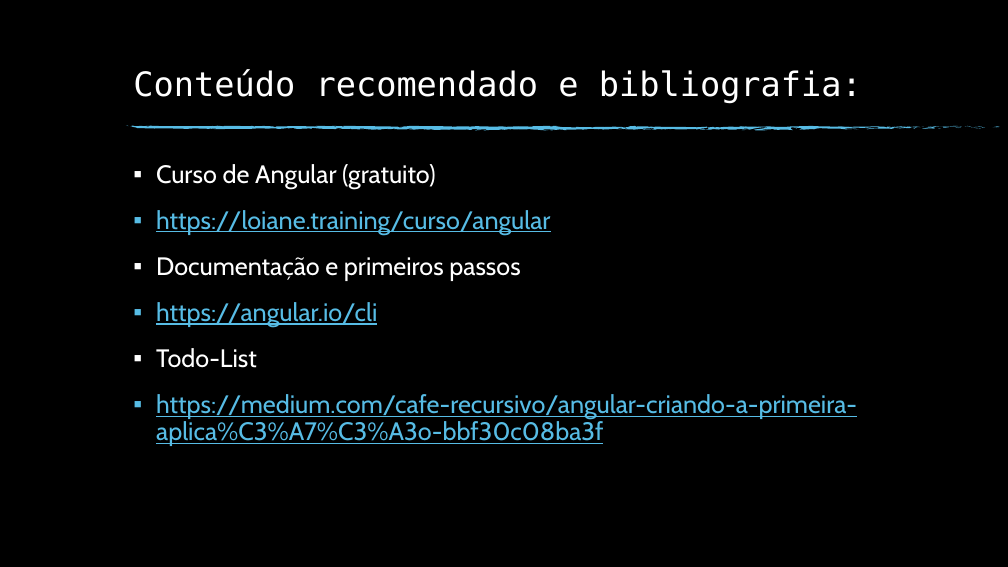
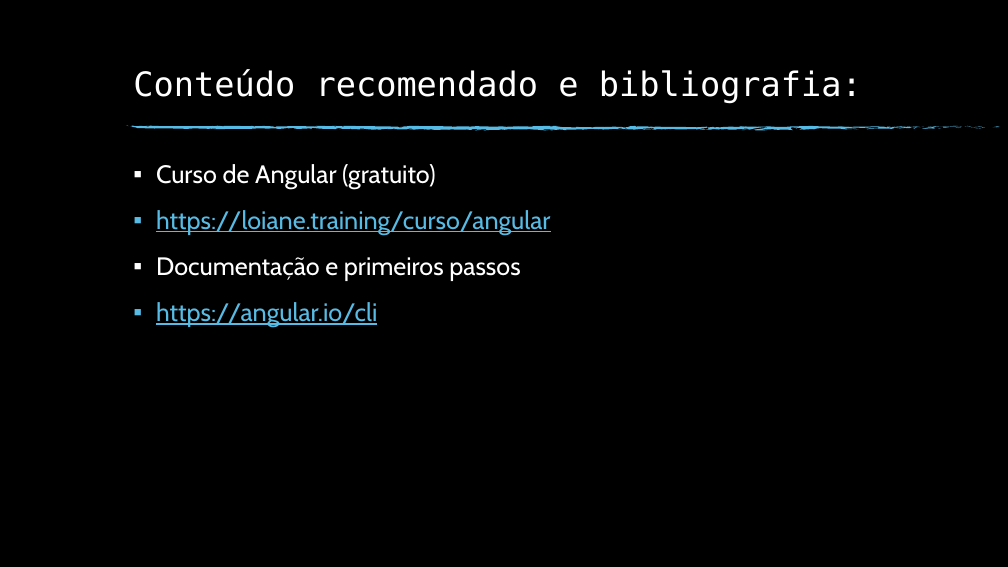
Before and after one commit to vinihgomes/vinihgomes.github.io, a slide deck: slide 8 of tecnologia-javascript/FrameWorks.pptx. Drawn at 1008x567 pixels with LibreOffice and Linux fonts; fonts in the diff are those of the drawing; background and template pictures are left out. Boxes give left, top, right and bottom in pixels: in the first picture for what was removed or moved away, otherwise in the second. Text is boxed around its words. In the diff, an @@ line names an element or a change of style, - is before the commit and + after.

```diff
--- a/tecnologia-javascript/FrameWorks.pptx
+++ b/tecnologia-javascript/FrameWorks.pptx
@@ text at box(156, 348, 857, 446): paragraphs removed @@
-▪ Todo-List
-▪ https://medium.com/cafe-recursivo/angular-criando-a-primeira-aplica%C3%A7%C3%A3o-bbf30c08ba3f
```
Also in this commit, not shown: 1 other slide changed, 17 other files.
